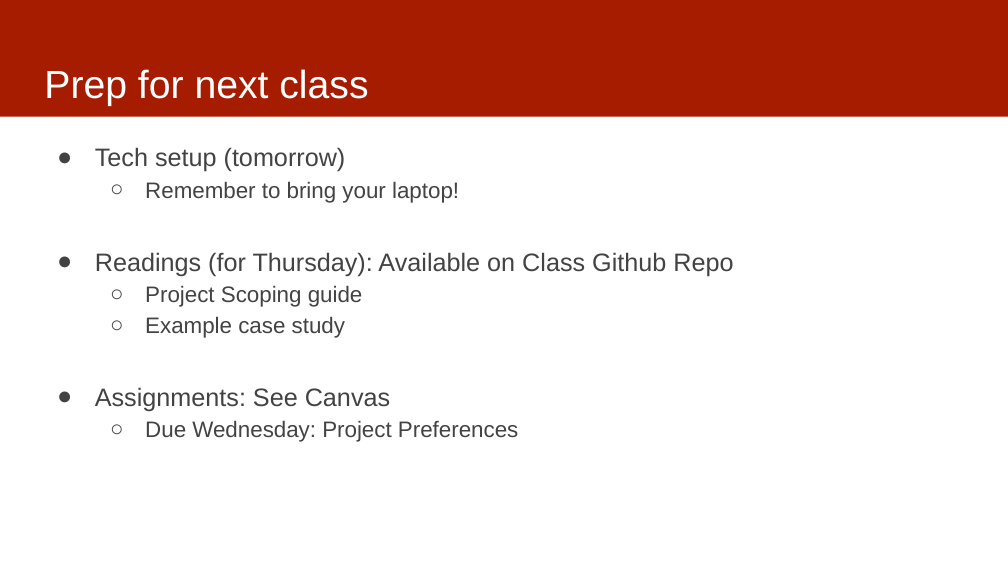
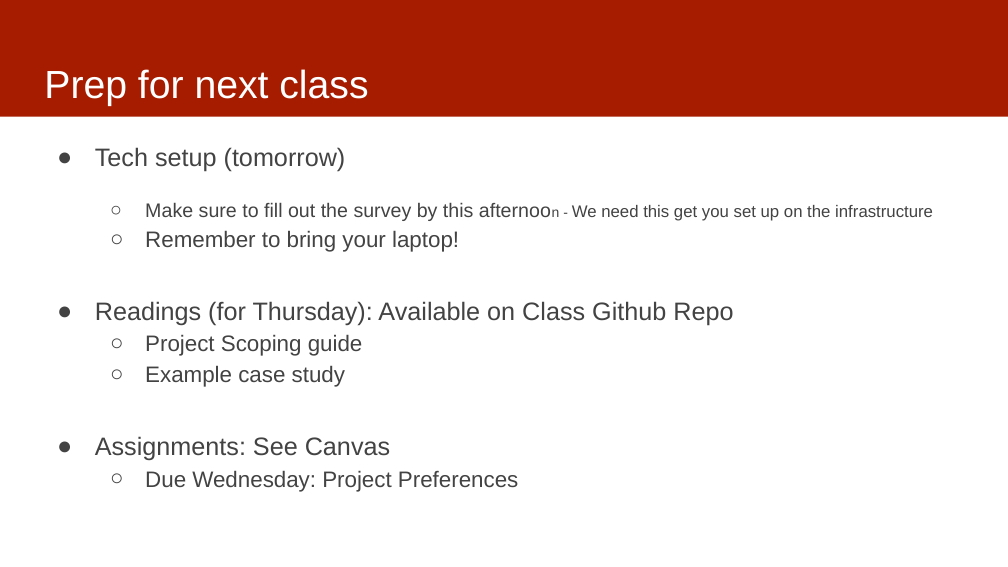
Before and after one commit to dssg/mlforpublicpolicylab, a slide deck: slide 15 of Lectures/01-ClassOverview.pptx. Drawn at 1008x567 pixels with LibreOffice and Linux fonts; fonts in the diff are those of the drawing. Boxes give left, top, right and bottom in pixels: in the first picture for what was removed or moved away, otherwise in the second. Text is boxed around its words. In the diff, an @@ line names an element or a change of style, - is before the commit and + after.

```diff
--- a/Lectures/01-ClassOverview.pptx
+++ b/Lectures/01-ClassOverview.pptx
@@ text at (145, 202, 933, 221): paragraph added @@
+  ○ Make sure to fill out the survey by this afternoon - We need this get you set up on the infrastructure
```
Also in this commit, not shown: 4 other slides changed.
